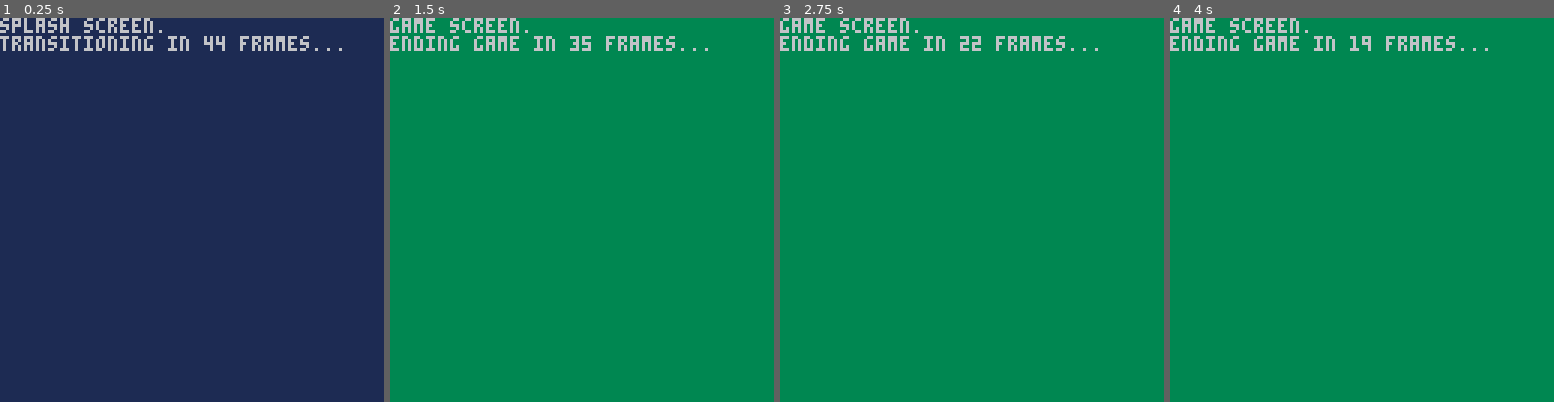
Above: before the commit, frames 1-4 (left to right).
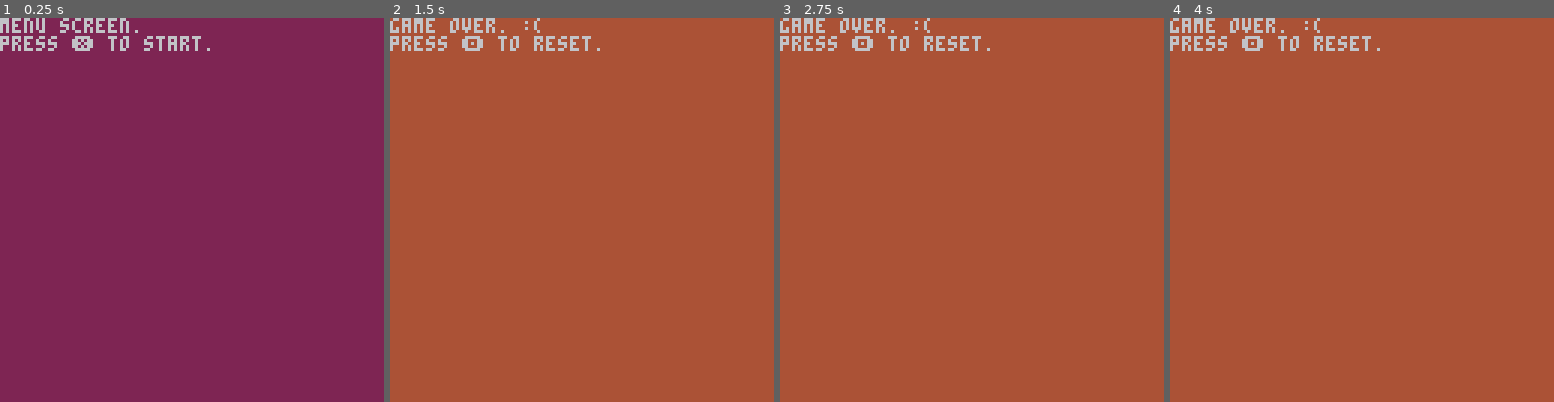
Above: after the commit, the same moments.

Repository: nucleartide/airship-prototype
Game: PICO-8 cartridge carts/game_state.p8
The game is run twice, just before and just after one commit, with the same random seed, the same clock (stepped at 60 frames per second) and the same inputs.
Inputs:
- Up to frame 1 (0.25 s): no input
- Up to frame 2 (1.5 s): tap X (X key) at 0.33, 1.07 s; tap O (Z key) at 0.7 s
- Up to frame 3 (2.75 s): tap O (Z key) at 1.7, 2.1, 2.5 s; tap X (X key) at 1.85 s
- Up to frame 4 (4 s): tap O (Z key) at 2.9, 3.3, 3.7 s; tap X (X key) at 2.97 s

The runs differ from the first frame. In frame 1, 99% of the frame differs, in the area x 0-100%, y 0-100%; in frame 2, 99%; in frame 3, 99%; in frame 4, 99%.

Commit message:
stop overengineering

Diff:
--- a/carts/game_state.p8
+++ b/carts/game_state.p8
@@ -8,19 +8,16 @@
 
 ]]
 
-function fsm(o)
-  assert(o ~= nil and o[1] ~= nil, 'must init fsm.')
-  local c, i = o[1], o[1].init()
+function fsm(s)
+  assert(s ~= nil, 'must init fsm.')
+  local c, i = s, s.init()
   local function t(n) c, i = n, n.init() end
   function _update60() c.update(i, t) end
   function _draw() c.draw(i) end
 end
 
 function _init()
-  -- extcmd('rec')
-  fsm {
-    splash
-  }
+  fsm(menu)
 end
 
 --
